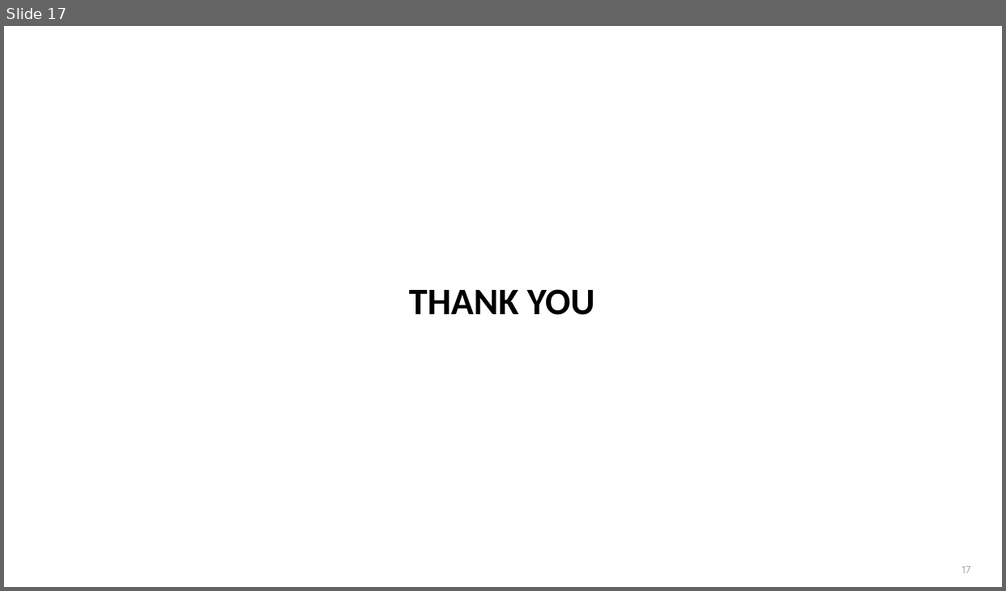
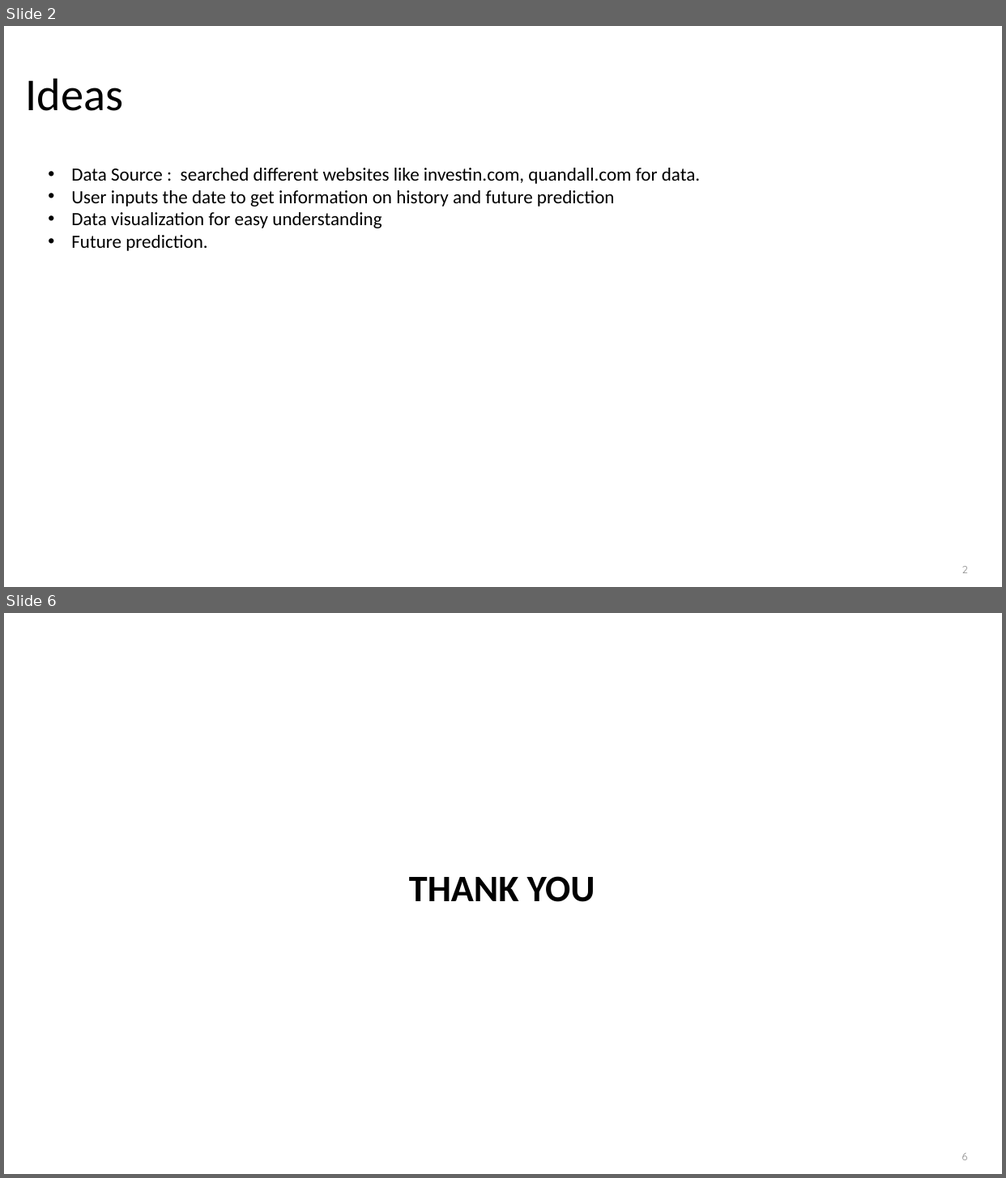
Before and after one commit to chiranthhd1/Forex-visualization-Python-, a slide deck: PyProject.pptx. Shown one above the other, each under a label of ours: slide 17 before the commit, slides 2 and 6 after it; the slides between them are not shown. The pictures are 1006x591 and 1006x1178 pixels, drawn with LibreOffice and Linux fonts; fonts in the diff are those of the drawing; background and template pictures are left out. Boxes give left, top, right and bottom in pixels: in the first picture for what was removed or moved away, otherwise in the second. Text is boxed around its words. In the diff, an @@ line names an element or a change of style, - is before the commit and + after.

```diff
--- a/PyProject.pptx
+++ b/PyProject.pptx
@@ slide 2 added at [4, 26, 1002, 587], background #FFFFFF @@
@@ title added at [25, 78, 123, 111], 44 pt, text #000000 @@
+Ideas
@@ text added at [71, 168, 700, 251], 18 pt, text #000000 @@
+• Data Source : searched different websites like investin.com, quandall.com for data.
+• User inputs the date to get information on history and future prediction
+• Data visualization for easy understanding
+• Future prediction.
@@ page number added at [962, 566, 968, 574], 10 pt, text #8C8C8C @@
+2
@@ what was slide 17 is now slide 6 @@
@@ page number at [962, 1153, 968, 1161]: text changed @@
-17
+6
```
Also in this commit, not shown: 1 slide changed, 3 other slides added, 15 slides removed.
